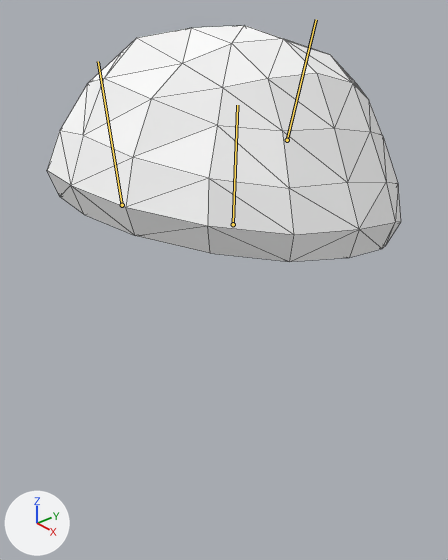
Two versions of the Blender file 無双ゲーム/ゲーム/画像データ/Slime/Anima/Run.blend, one commit apart.
Before and after are seen from a 50 mm lens placed at (3.88, -3.48, 4.15), pointed at (0.05, -0.15, 1.63). The lights are fixed; the arrows at lower left show +X, +Y and +Z. Both versions are drawn at frame 20 of the action 'ArmatureAction'; the numbers are the values there. The bones that bend it are drawn over the model as lines. Mesh edges are drawn as thin lines.

Objects in the first picture: 'Slime_01'.
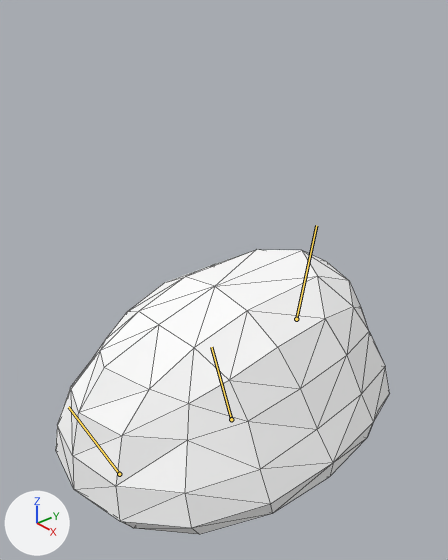
The change in detail:
Bone 'Root_jnt' (bone_root_jnt) moves from (-0.004, 0.866, 0.0) to (0.0, -0.006, 0.0).
Bone 'Root_jnt' (bone_root_jnt) turns from (0, 0, 3) to (0, 0, -14) degrees about its own x, y and z.
Bone 'Tail_jnt' (bone_tail_jnt) moves from (0.0, 0.161, -0.007) to (0.0, 0.177, -0.07).
Bone 'Head_jnt' (bone_head_jnt) moves from (0.0, -0.047, 0.04) to (0.0, -0.076, 0.233).
Bone 'Head_jnt' (bone_head_jnt) turns from (14, 0, 0) to (27, 0, 0) degrees about its own x, y and z.

Changed parts and their boxes (x1, y1, x2, y2) in the pictures (448 x 560 px):
'Slime_01', posed (20% taller): before (47, 25, 401, 262); after (56, 249, 390, 534)
bone 'Root_jnt', root to tip: before (233, 224) to (237, 105); after (231, 419) to (211, 347)
bone 'Tail_jnt', root to tip: before (122, 205) to (98, 61); after (119, 474) to (68, 407)
bone 'Head_jnt', root to tip: before (287, 140) to (316, 19); after (296, 319) to (316, 225)
